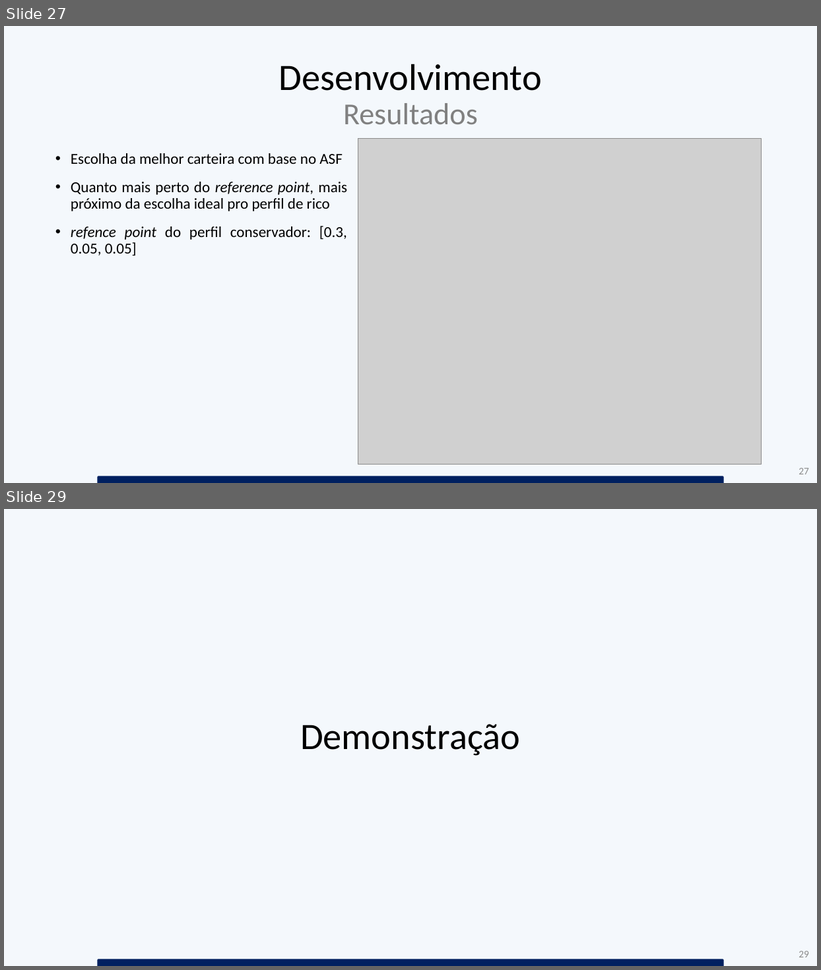
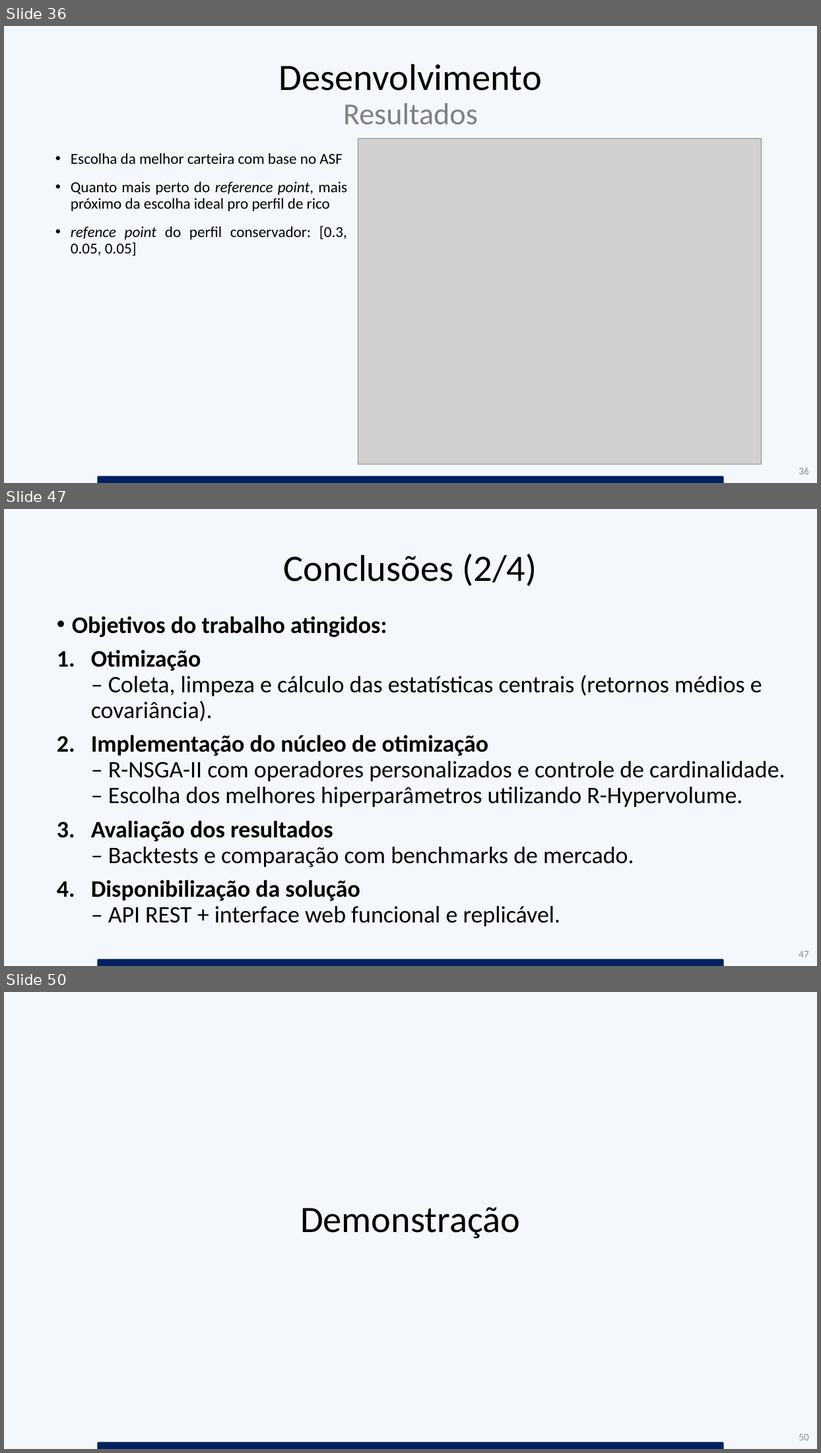
Before and after one commit to brunofvincensi/TCC, a slide deck: TCC_Apresentacao_Alexandre_e_Bruno.pptx. Shown one above the other, each under a label of ours: slides 27 and 29 before the commit, slides 36, 47 and 50 after it; the slides between them are not shown. The pictures are 821x970 and 821x1453 pixels, drawn with LibreOffice and Linux fonts; fonts in the diff are those of the drawing; grey boxes stand for pictures. Boxes give left, top, right and bottom in pixels: in the first picture for what was removed or moved away, otherwise in the second. Text is boxed around its words. In the diff, an @@ line names an element or a change of style, - is before the commit and + after.

```diff
--- a/TCC_Apresentacao_Alexandre_e_Bruno.pptx
+++ b/TCC_Apresentacao_Alexandre_e_Bruno.pptx
@@ slide 47 added at box(4, 509, 817, 966), background #DEEBF7 at 31% opacity @@
@@ title added at box(284, 554, 537, 586), 44 pt, text #000000 @@
+Conclusões (2/4)
@@ text added at box(72, 616, 785, 927), 28 pt, text #000000 @@
+• Objetivos do trabalho atingidos:
+1. Otimização
+   – Coleta, limpeza e cálculo das estatísticas centrais (retornos médios e covariância).
+2. Implementação do núcleo de otimização
+   – R-NSGA-II com operadores personalizados e controle de cardinalidade.
+   – Escolha dos melhores hiperparâmetros utilizando R-Hypervolume.
+3. Avaliação dos resultados
+   – Backtests e comparação com benchmarks de mercado.
+4. Disponibilização da solução
+   – API REST + interface web funcional e replicável.
@@ round same rect added at box(97, 960, 724, 966), fill #002060 @@
@@ page number added at box(799, 951, 809, 958), 12 pt, text #8C8C8C @@
+47
@@ what was slide 27 is now slide 36 @@
@@ page number at box(799, 468, 809, 475): text changed @@
-27
+36
@@ what was slide 29 is now slide 50 @@
@@ page number at box(799, 1434, 809, 1441): text changed @@
-29
+50
```
Also in this commit, not shown: 5 slides changed, 23 other slides added, 3 slides removed, 54 other files.
